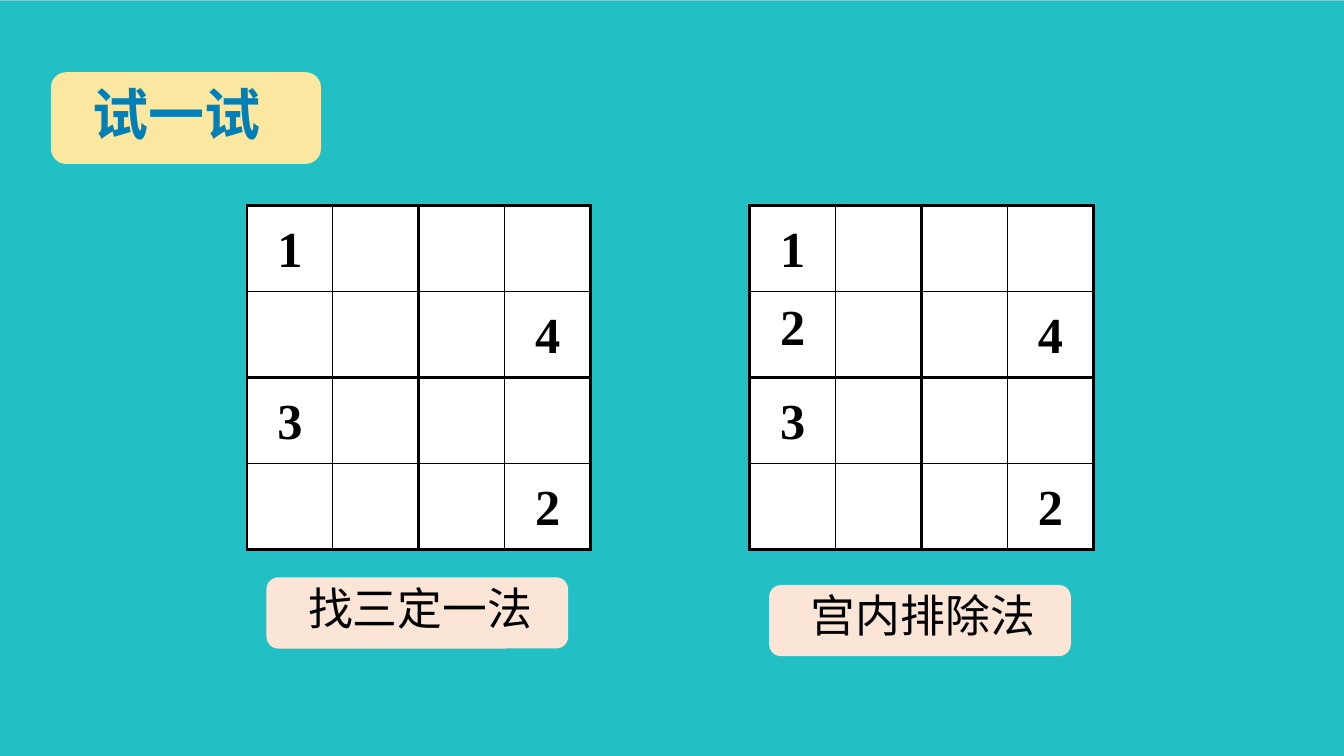
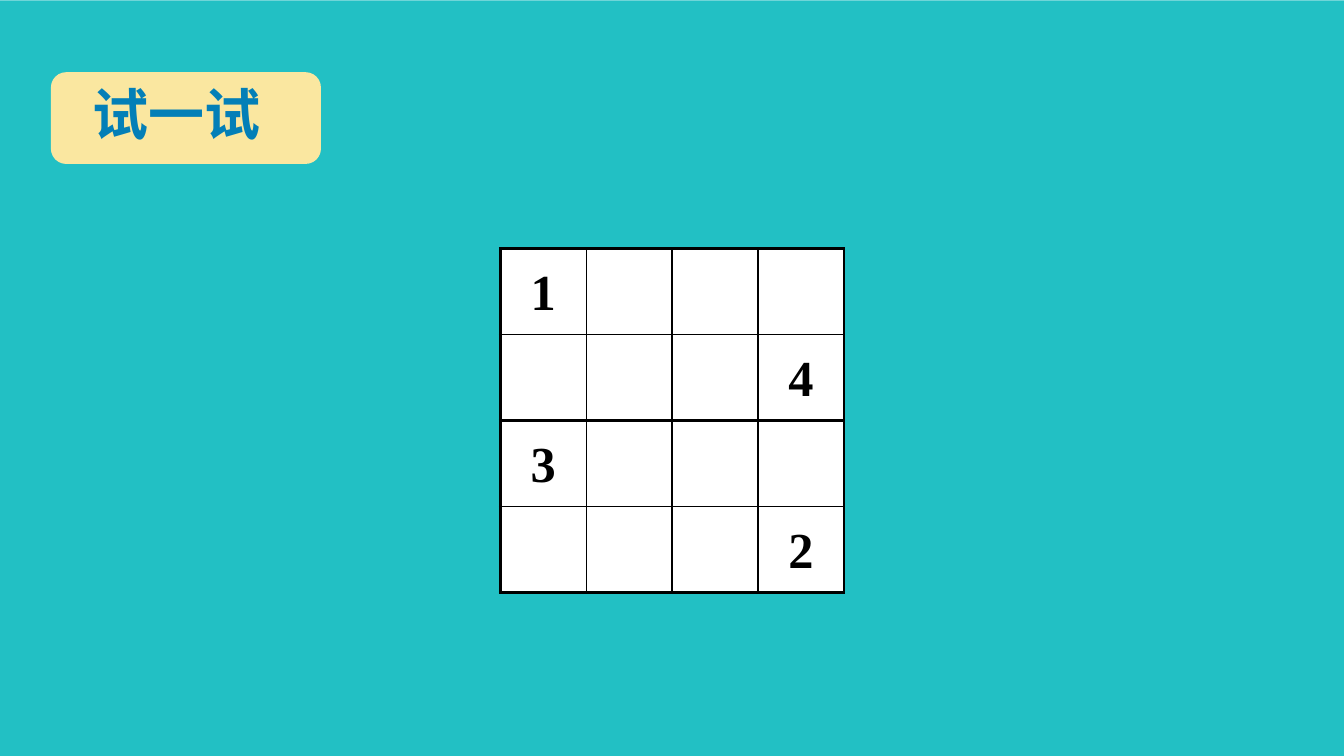
Before and after one commit to Camellia895/Camellia895.github.io, a slide deck: slide 6 of docs/教学/实习/汇报课-二年级下-数独游戏/数独游戏.pptx. Drawn at 1344x756 pixels with LibreOffice and Linux fonts; fonts in the diff are those of the drawing; background and template pictures are left out. Boxes give left, top, right and bottom in pixels: in the first picture for what was removed or moved away, otherwise in the second. Text is boxed around its words. In the diff, an @@ line names an element or a change of style, - is before the commit and + after.

```diff
--- a/docs/教学/实习/汇报课-二年级下-数独游戏/数独游戏.pptx
+++ b/docs/教学/实习/汇报课-二年级下-数独游戏/数独游戏.pptx
@@ table removed at bbox=[750, 206, 1093, 549], 4 rows, 4 columns @@
-1 |  |  | 
-2 |  |  | 4
-3 |  |  | 
- |  |  | 2
@@ table: place and size @@
-table at bbox=[247, 206, 590, 549]
+table at bbox=[500, 249, 843, 593]
@@ rounded rectangle removed at bbox=[266, 578, 568, 649] @@
@@ text removed at bbox=[308, 587, 532, 629] @@
-找三定一法
@@ rounded rectangle removed at bbox=[769, 585, 1071, 656] @@
@@ text removed at bbox=[811, 594, 1035, 636] @@
-宫内排除法
```
Also in this commit, not shown: 4 other slides changed, 12 other files.
